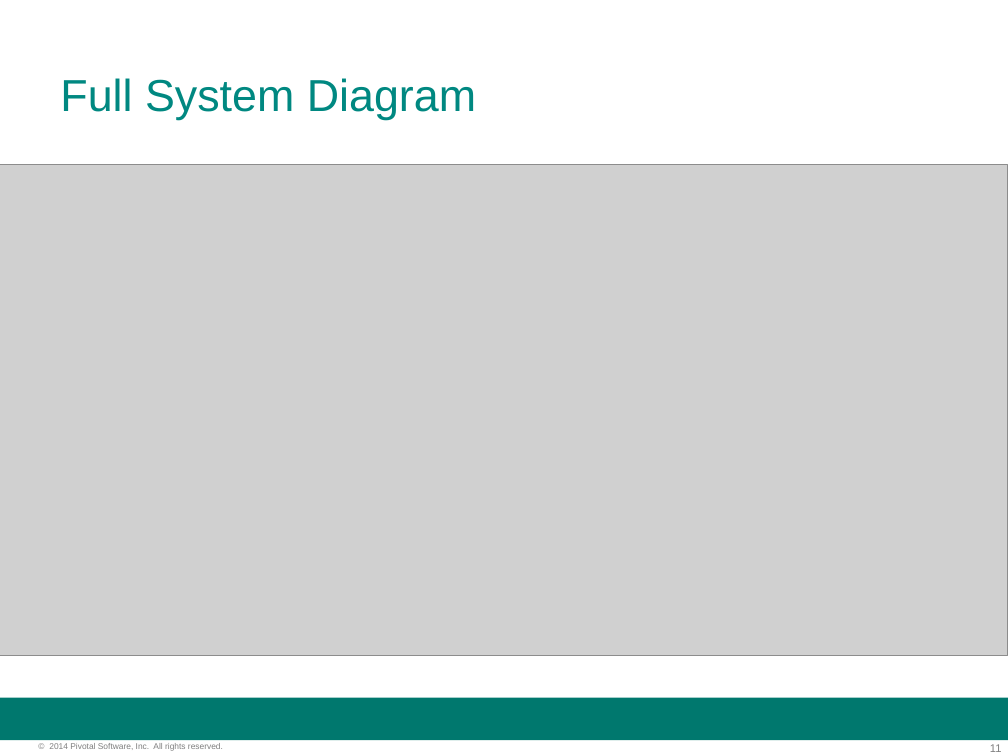
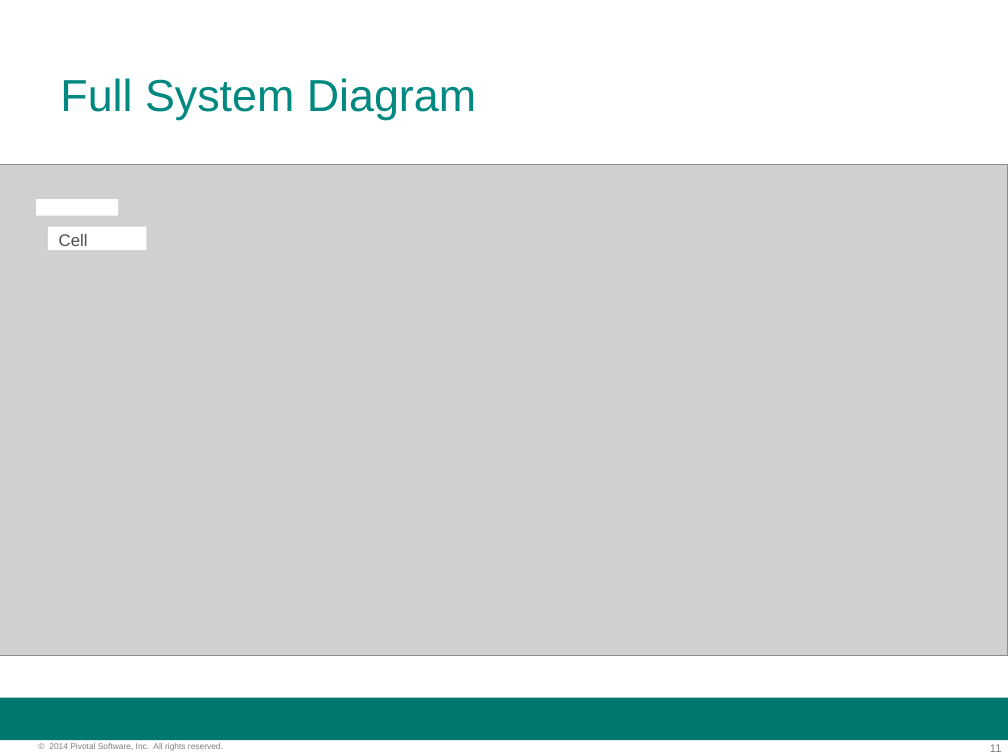
Before and after one commit to ptothpal/cf-developer-resources, a slide deck: slide 11 of slides/04-logging.ppt. Drawn at 1008x756 pixels with LibreOffice and Linux fonts; fonts in the diff are those of the drawing; grey boxes stand for pictures; background and template pictures are left out. Boxes give left, top, right and bottom in pixels: in the first picture for what was removed or moved away, otherwise in the second. Text is boxed around its words. In the diff, an @@ line names an element or a change of style, - is before the commit and + after.

Commit message:
Update screenshots, diagrams

```diff
--- a/slides/04-logging.ppt
+++ b/slides/04-logging.ppt
@@ rectangle added at [36,200,118,216], fill #FFFFFF @@
@@ rectangle added at [47,227,146,250], fill #FFFFFF, 12 pt, text #4D4D4D @@
+Cell
```
Also in this commit, not shown: 1 other slide changed, 2 other files.
